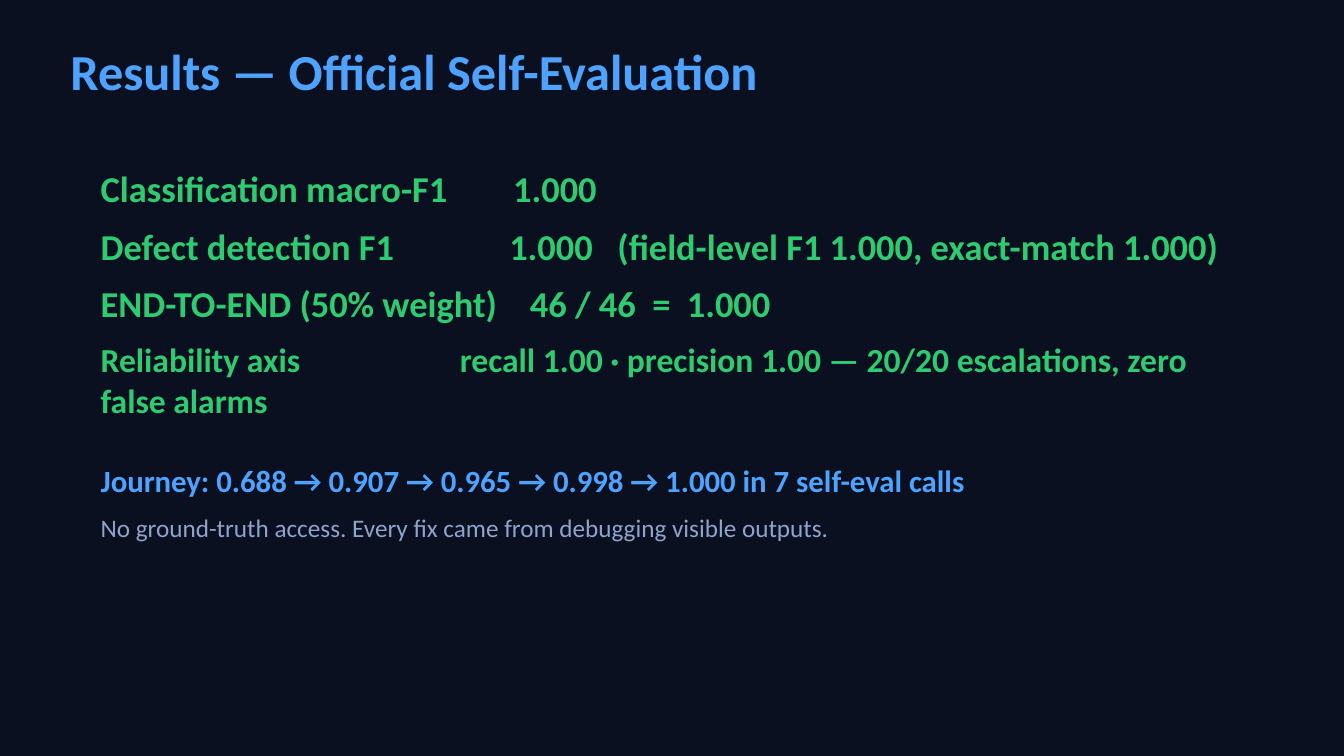
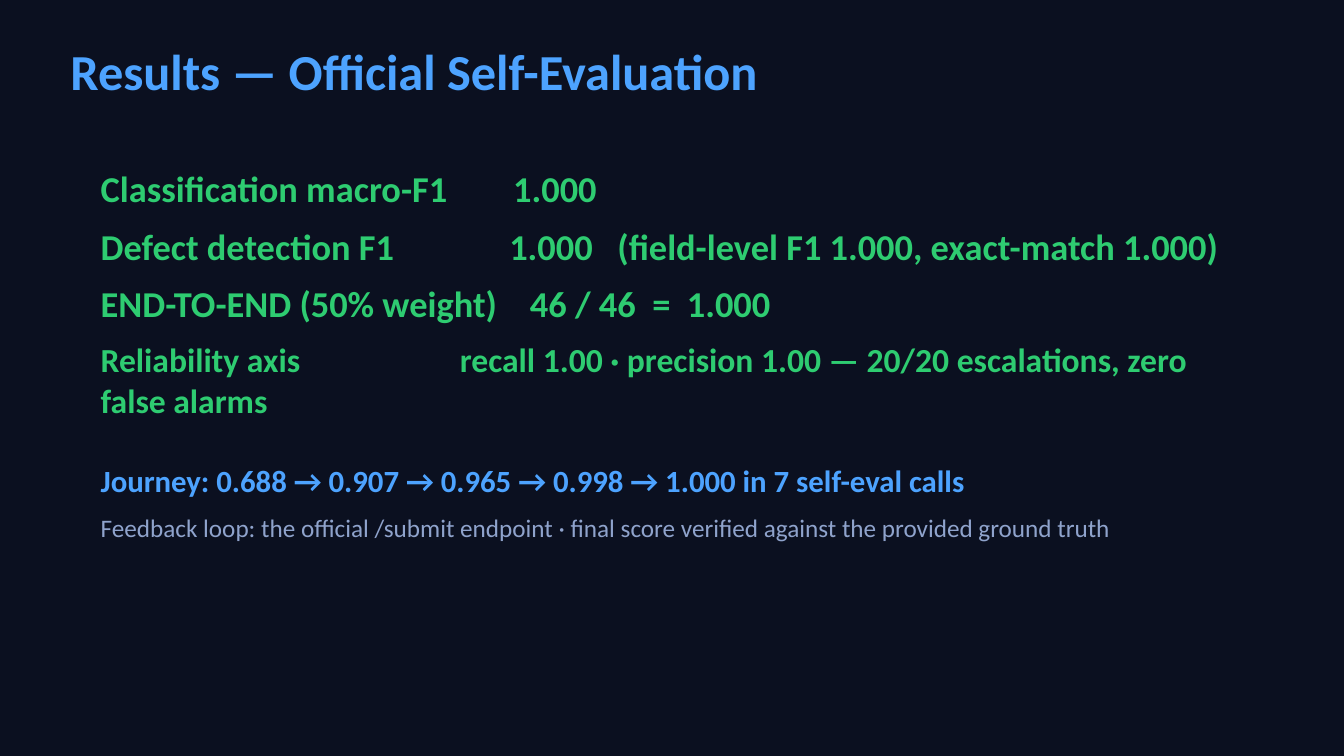
Before and after one commit to omar11-ai/sentinel-sdoc, a slide deck: slide 5 of SENTINEL-Pitch-Deck.pptx. Drawn at 1344x756 pixels with LibreOffice and Linux fonts; fonts in the diff are those of the drawing. Boxes give left, top, right and bottom in pixels: in the first picture for what was removed or moved away, otherwise in the second. Text is boxed around its words. In the diff, an @@ line names an element or a change of style, - is before the commit and + after.

Commit message:
Pitch deck: reflect organizers' GT clarification on results slide

```diff
--- a/SENTINEL-Pitch-Deck.pptx
+++ b/SENTINEL-Pitch-Deck.pptx
@@ text at [101,519,1109,542]: text changed @@
-No ground-truth access. Every fix came from debugging visible outputs.
+Feedback loop: the official /submit endpoint · final score verified against the provided ground truth
```
